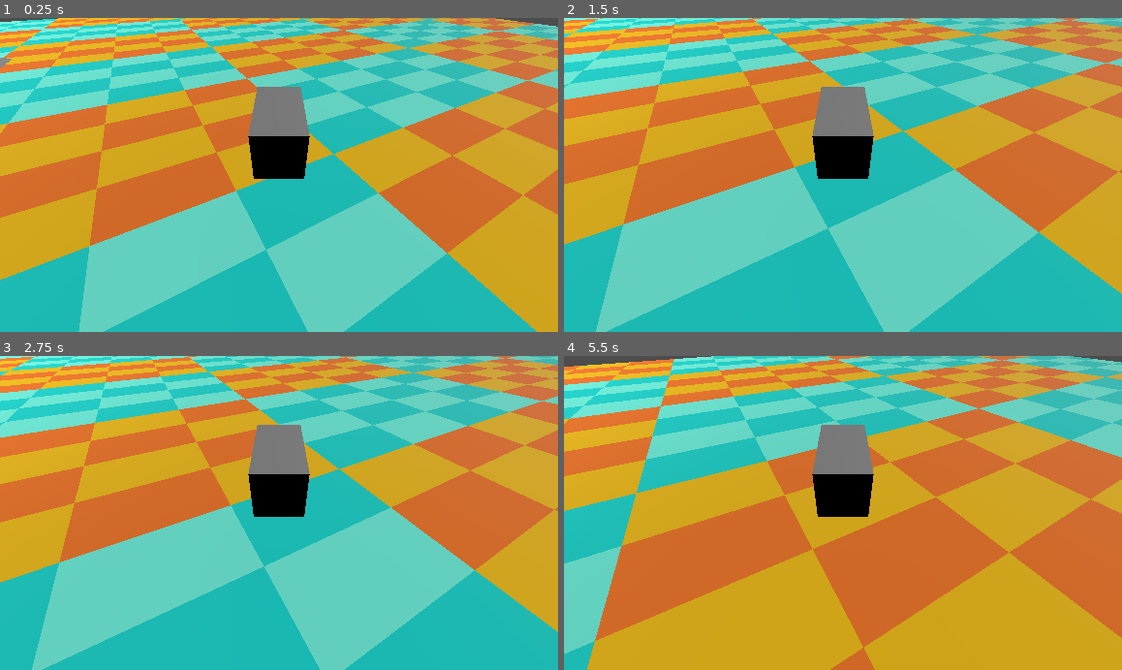
Above: before the commit, frames 1-4 (two rows, left to right).
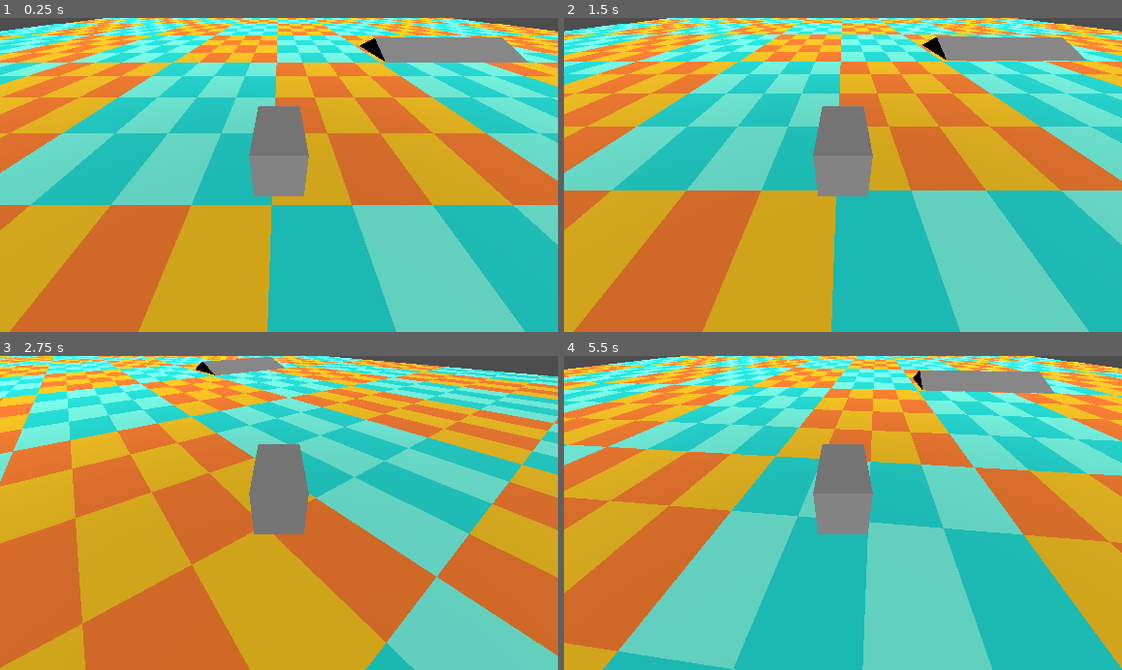
Above: after the commit, the same moments.

Repository: JesusRoberto64/microbusero
Game: Godot game, scene res://main.tscn
Two runs of this game, one before a commit and one after it. Both use one fixed random seed, a clock stepped at 60 frames per second and the inputs below.
Inputs:
- Up to frame 1 (0.25 s): no input
- Up to frame 2 (1.5 s): hold Right (ui_right) 0.53-1.28 s; tap Enter at 1.25 s; hold Down (ui_down) from 1.28 s (still down)
- Up to frame 3 (2.75 s): release Down (ui_down) at 2.03 s; hold Right (ui_right) from 2.03 s (still down)
- Up to frame 4 (5.5 s): release Right (ui_right) at 2.78 s; hold Up (ui_up) 2.78-3.53 s; hold Left (ui_left) 3.53-5.03 s; hold Down (ui_down) from 5.03 s (still down)

The runs differ from the first frame. In frame 1, 85% of the frame differs, in the area x 0-100%, y 0-100%; in frame 2, 82%; in frame 3, 84%; in frame 4, 85%.

Commit message:
vehiculo funcionando

Diff:
--- a/main.tscn
+++ b/main.tscn
@@ -32,7 +32,7 @@
 [node name="main" type="Node3D" unique_id=648834526]
 
 [node name="Micro_characer" type="CharacterBody3D" parent="." unique_id=1533093993]
-transform = Transform3D(0.47230464, 0, 0.8814353, 0, 1, 0, -0.8814353, 0, 0.47230464, 0.11801451, 2.5014708, 0.48279646)
+transform = Transform3D(1, 0, 0, 0, 1, 0, 0, 0, 1, 0.104274884, 0.74925613, 1.540002)
 rotation_edit_mode = 2
 script = ExtResource("1_0xm2m")
 metadata/_edit_group_ = true
@@ -45,30 +45,122 @@
 shape = SubResource("BoxShape3D_0xm2m")
 
 [node name="Camera3D" type="Camera3D" parent="Micro_characer" unique_id=1899380217]
-transform = Transform3D(-1, -6.17395e-08, 6.1894866e-08, 0, 0.70799476, 0.7062176, -8.742278e-08, 0.7062176, -0.70799476, 0, 2.4027712, -3.8107357)
+transform = Transform3D(1, 0, 0, 0, 0.7506648, 0.66068316, 0, -0.66068316, 0.7506648, 0, 2.515326, 3.7870889)
 current = true
-
-[node name="prims" type="MeshInstance3D" parent="." unique_id=1105296606]
-transform = Transform3D(-0.0011518896, 0, -0.99999934, 0, 1, 0, 0.99999934, 0, -0.0011518896, 11.321748, 0.5057453, -11.812878)
-mesh = SubResource("PrismMesh_0xm2m")
-
-[node name="StaticBody3D" type="StaticBody3D" parent="prims" unique_id=227153968]
-
-[node name="CollisionShape3D" type="CollisionShape3D" parent="prims/StaticBody3D" unique_id=1675048047]
-shape = SubResource("ConcavePolygonShape3D_h2yge")
-
-[node name="suelo" type="MeshInstance3D" parent="." unique_id=1551931583]
-mesh = SubResource("PlaneMesh_0xm2m")
-surface_material_override/0 = SubResource("StandardMaterial3D_h2yge")
-metadata/_edit_lock_ = true
-
-[node name="StaticBody3D" type="StaticBody3D" parent="suelo" unique_id=1310128156]
-
-[node name="CollisionShape3D" type="CollisionShape3D" parent="suelo/StaticBody3D" unique_id=1854438882]
-shape = SubResource("ConcavePolygonShape3D_0xm2m")
 
 [node name="DirectionalLight3D" type="DirectionalLight3D" parent="." unique_id=1513205522]
 transform = Transform3D(1, 0, 0, 0, 0.79043305, 0.6125484, 0, -0.6125484, 0.79043305, 0, 7.1999273, 0)
 
 [node name="Camera3D" type="Camera3D" parent="." unique_id=534714182]
 transform = Transform3D(0.055246413, 0, -0.99847275, 0, 1, 0, 0.99847275, 0, 0.055246413, -13.512085, 2, -2.2372036)
+
+[node name="terreno" type="Node3D" parent="." unique_id=418786867]
+
+[node name="prims" type="MeshInstance3D" parent="terreno" unique_id=1105296606]
+transform = Transform3D(-0.0011518896, 0, -0.99999934, 0, 1, 0, 0.99999934, 0, -0.0011518896, 11.321748, 0.5057453, -11.812878)
+mesh = SubResource("PrismMesh_0xm2m")
+
+[node name="StaticBody3D" type="StaticBody3D" parent="terreno/prims" unique_id=227153968]
+
+[node name="CollisionShape3D" type="CollisionShape3D" parent="terreno/prims/StaticBody3D" unique_id=1675048047]
+shape = SubResource("ConcavePolygonShape3D_h2yge")
+
+[node name="suelo" type="MeshInstance3D" parent="terreno" unique_id=1551931583]
+transform = Transform3D(1, 0, 0, 0, 1, 0, 0, 0, 1, -0.041849136, 0.079639435, 0.46932936)
+mesh = SubResource("PlaneMesh_0xm2m")
+surface_material_override/0 = SubResource("StandardMaterial3D_h2yge")
+metadata/_edit_group_ = true
+
+[node name="StaticBody3D" type="StaticBody3D" parent="terreno/suelo" unique_id=1310128156]
+
+[node name="CollisionShape3D" type="CollisionShape3D" parent="terreno/suelo/StaticBody3D" unique_id=1854438882]
+shape = SubResource("ConcavePolygonShape3D_0xm2m")
+
+[node name="suelo2" type="MeshInstance3D" parent="terreno" unique_id=533788667]
+transform = Transform3D(1, 0, 0, 0, 1, 0, 0, 0, 1, 0.0020141602, 7.6293945e-06, -64.50444)
+mesh = SubResource("PlaneMesh_0xm2m")
+surface_material_override/0 = SubResource("StandardMaterial3D_h2yge")
+metadata/_edit_group_ = true
+
+[node name="StaticBody3D" type="StaticBody3D" parent="terreno/suelo2" unique_id=1486896780]
+
+[node name="CollisionShape3D" type="CollisionShape3D" parent="terreno/suelo2/StaticBody3D" unique_id=487380817]
+shape = SubResource("ConcavePolygonShape3D_0xm2m")
+
+[node name="suelo3" type="MeshInstance3D" parent="terreno" unique_id=1130412645]
+transform = Transform3D(1, 0, 0, 0, 1, 0, 0, 0, 1, 0.0020141602, 7.6293945e-06, -129.50444)
+mesh = SubResource("PlaneMesh_0xm2m")
+surface_material_override/0 = SubResource("StandardMaterial3D_h2yge")
+metadata/_edit_group_ = true
+
+[node name="StaticBody3D" type="StaticBody3D" parent="terreno/suelo3" unique_id=1619045609]
+
+[node name="CollisionShape3D" type="CollisionShape3D" parent="terreno/suelo3/StaticBody3D" unique_id=43873827]
+shape = SubResource("ConcavePolygonShape3D_0xm2m")
+
+[node name="suelo4" type="MeshInstance3D" parent="terreno" unique_id=1323238730]
+transform = Transform3D(1, 0, 0, 0, 1, 0, 0, 0, 1, -0.20509148, 0, -259.60678)
+mesh = SubResource("PlaneMesh_0xm2m")
+surface_material_override/0 = SubResource("StandardMaterial3D_h2yge")
+metadata/_edit_group_ = true
+
+[node name="StaticBody3D" type="StaticBody3D" parent="terreno/suelo4" unique_id=39063308]
+
+[node name="CollisionShape3D" type="CollisionShape3D" parent="terreno/suelo4/StaticBody3D" unique_id=259958622]
+shape = SubResource("ConcavePolygonShape3D_0xm2m")
+
+[node name="suelo5" type="MeshInstance3D" parent="terreno" unique_id=1415392360]
+transform = Transform3D(1, 0, 0, 0, 1, 0, 0, 0, 1, -0.21835327, 7.6293945e-06, -194.5322)
+mesh = SubResource("PlaneMesh_0xm2m")
+surface_material_override/0 = SubResource("StandardMaterial3D_h2yge")
+metadata/_edit_group_ = true
+
+[node name="StaticBody3D" type="StaticBody3D" parent="terreno/suelo5" unique_id=604325230]
+
+[node name="CollisionShape3D" type="CollisionShape3D" parent="terreno/suelo5/StaticBody3D" unique_id=519281981]
+shape = SubResource("ConcavePolygonShape3D_0xm2m")
+
+[node name="suelo6" type="MeshInstance3D" parent="terreno" unique_id=1584085411]
+transform = Transform3D(1, 0, 0, 0, 1, 0, 0, 0, 1, -0.088653564, 1.5258789e-05, -324.61972)
+mesh = SubResource("PlaneMesh_0xm2m")
+surface_material_override/0 = SubResource("StandardMaterial3D_h2yge")
+metadata/_edit_group_ = true
+
+[node name="StaticBody3D" type="StaticBody3D" parent="terreno/suelo6" unique_id=462126977]
+
+[node name="CollisionShape3D" type="CollisionShape3D" parent="terreno/suelo6/StaticBody3D" unique_id=168121990]
+shape = SubResource("ConcavePolygonShape3D_0xm2m")
+
+[node name="suelo7" type="MeshInstance3D" parent="terreno" unique_id=1803094770]
+transform = Transform3D(1, 0, 0, 0, 1, 0, 0, 0, 1, -195, 0, 0)
+mesh = SubResource("PlaneMesh_0xm2m")
+surface_material_override/0 = SubResource("StandardMaterial3D_h2yge")
+metadata/_edit_lock_ = true
+metadata/_edit_group_ = true
+
+[node name="StaticBody3D" type="StaticBody3D" parent="terreno/suelo7" unique_id=44309465]
+
+[node name="CollisionShape3D" type="CollisionShape3D" parent="terreno/suelo7/StaticBody3D" unique_id=92571718]
+shape = SubResource("ConcavePolygonShape3D_0xm2m")
+
+[node name="suelo8" type="MeshInstance3D" parent="terreno" unique_id=1113855684]
+transform = Transform3D(1, 0, 0, 0, 1, 0, 0, 0, 1, -129.99799, 7.6293945e-06, -0.5044403)
+mesh = SubResource("PlaneMesh_0xm2m")
+surface_material_override/0 = SubResource("StandardMaterial3D_h2yge")
+metadata/_edit_group_ = true
+
+[node name="StaticBody3D" type="StaticBody3D" parent="terreno/suelo8" unique_id=1160837866]
+
+[node name="CollisionShape3D" type="CollisionShape3D" parent="terreno/suelo8/StaticBody3D" unique_id=239297493]
+shape = SubResource("ConcavePolygonShape3D_0xm2m")
+
+[node name="suelo9" type="MeshInstance3D" parent="terreno" unique_id=1747566319]
+transform = Transform3D(1, 0, 0, 0, 1, 0, 0, 0, 1, -129.99799, 7.6293945e-06, 64.49556)
+mesh = SubResource("PlaneMesh_0xm2m")
+surface_material_override/0 = SubResource("StandardMaterial3D_h2yge")
+metadata/_edit_group_ = true
+
+[node name="StaticBody3D" type="StaticBody3D" parent="terreno/suelo9" unique_id=988505334]
+
+[node name="CollisionShape3D" type="CollisionShape3D" parent="terreno/suelo9/StaticBody3D" unique_id=137547950]
+shape = SubResource("ConcavePolygonShape3D_0xm2m")
--- a/project.godot
+++ b/project.godot
@@ -20,6 +20,19 @@
 window/size/window_width_override=576
 window/size/window_height_override=324
 
+[input]
+
+turn_left={
+"deadzone": 0.2,
+"events": [Object(InputEventKey,"resource_local_to_scene":false,"resource_name":"","device":-1,"window_id":0,"alt_pressed":false,"shift_pressed":false,"ctrl_pressed":false,"meta_pressed":false,"pressed":false,"keycode":0,"physical_keycode":65,"key_label":0,"unicode":97,"location":0,"echo":false,"script":null)
+]
+}
+turn_right={
+"deadzone": 0.2,
+"events": [Object(InputEventKey,"resource_local_to_scene":false,"resource_name":"","device":-1,"window_id":0,"alt_pressed":false,"shift_pressed":false,"ctrl_pressed":false,"meta_pressed":false,"pressed":false,"keycode":0,"physical_keycode":68,"key_label":0,"unicode":100,"location":0,"echo":false,"script":null)
+]
+}
+
 [physics]
 
 3d/physics_engine="Jolt Physics"
--- a/vehicle_characer.gd
+++ b/vehicle_characer.gd
@@ -1,59 +1,48 @@
 extends CharacterBody3D
 
-var gravity = 5.0
-var speed = 8.0
-var engine_power = 500.0
-var accel := Vector3.ZERO
-
-var wheel_base = 3.0
-var steering_angle = 25
-var steer_direction
-var friction = -0.02
-var drag = -0.01
+var engine_power = 20.0
+var max_speed = 10.0
+var stearig_angle = 25.0
+var drag = 1.0
+var tire_grip = 8.0
+var gravity = 9.8
 
 var floor_limit = 0.5
 
 func _ready():
-	steering_angle = deg_to_rad(steering_angle)
+	stearig_angle = deg_to_rad(stearig_angle)
 
 func _physics_process(delta):
-	# Inputs
+	velocity.y -= gravity
+
+	var march = Input.get_axis("ui_down", "ui_up")
 	var turn = Input.get_axis("ui_left", "ui_right")
-	steer_direction = -turn * steering_angle
-	var dir = Vector3(basis.z.x, 0.0, basis.z.z)
 
-	#velocity = Vector3.ZERO
-	#if Input.is_action_pressed("ui_up"):
-		#velocity = dir * speed
+	var forward_dir = -transform.basis.z
+	var side_dir = transform.basis.x
 
-	accel = Vector3.ZERO
-	if Input.is_action_pressed("ui_up"):
-		accel = dir * engine_power * delta
+	var accel = Vector3.ZERO
+	if march != 0.0:
+		accel = forward_dir * engine_power * march
 
-	# Aplicar fricción
-	if accel == Vector3.ZERO and accel.length() < 0.01:
-		velocity = Vector3.ZERO
+	var forward_vel = forward_dir * velocity.dot(forward_dir)
+	var lateral_vel = side_dir * velocity.dot(side_dir)
 
-	var friction_force = velocity * friction * delta
-	var drag_force = velocity * velocity.length() * drag * delta
-	accel += drag_force + friction_force
+	# Friccion y derrape
+	forward_vel -= forward_vel * drag * delta
+	lateral_vel = lateral_vel.lerp(Vector3.ZERO, tire_grip * delta)
 
-	print(accel.length(), " accel")
-	# Calcular giro de vehiculo
-	var rear_wheel = dir
-	#var front_wheel = dir + velocity.rotated(Vector3.UP, steer_direction)
-	var front_wheel = dir + accel.rotated(Vector3.UP, steer_direction)
-	var new_haeding = rear_wheel.direction_to(front_wheel)
-	#velocity = new_haeding * velocity.length()
-	velocity = new_haeding * accel.length()
-	velocity += accel
-	#print(velocity.length())
+	velocity = forward_vel + lateral_vel + (accel * delta)
 
-	velocity.y -= gravity
+	# Rotacion
+	var speed_factor = forward_vel.dot(forward_dir)
+	if abs(speed_factor) > 0.1:
+		var steer_rad = stearig_angle * turn
+		var reverse_multipler = 1.0 if speed_factor < 0.0 else -1.0
+		rotate_y(steer_rad * (speed_factor / max_speed) * reverse_multipler * delta * 3.0)
+
 
 	move_and_slide()
 
-	rotate_y(-turn * velocity.length() * 0.25 * delta)
-
 	position.y = max(position.y, floor_limit)
 	pass
